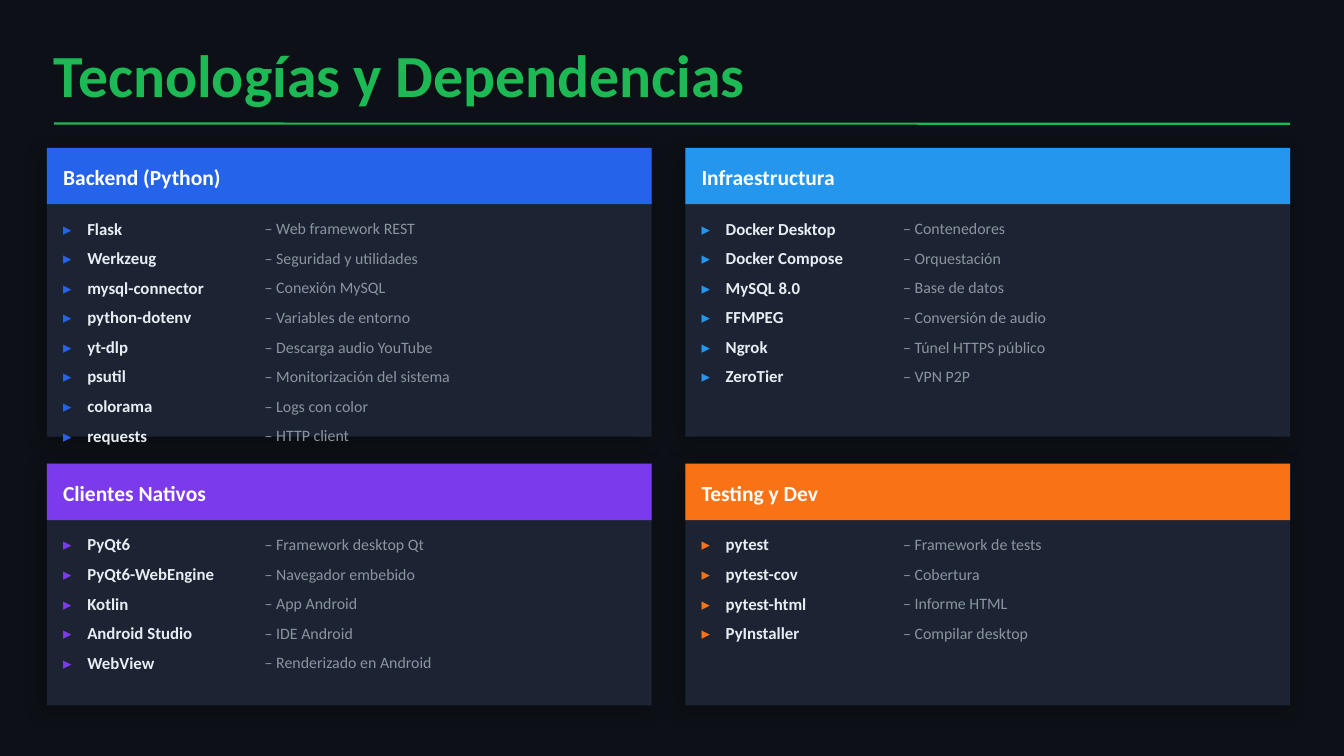
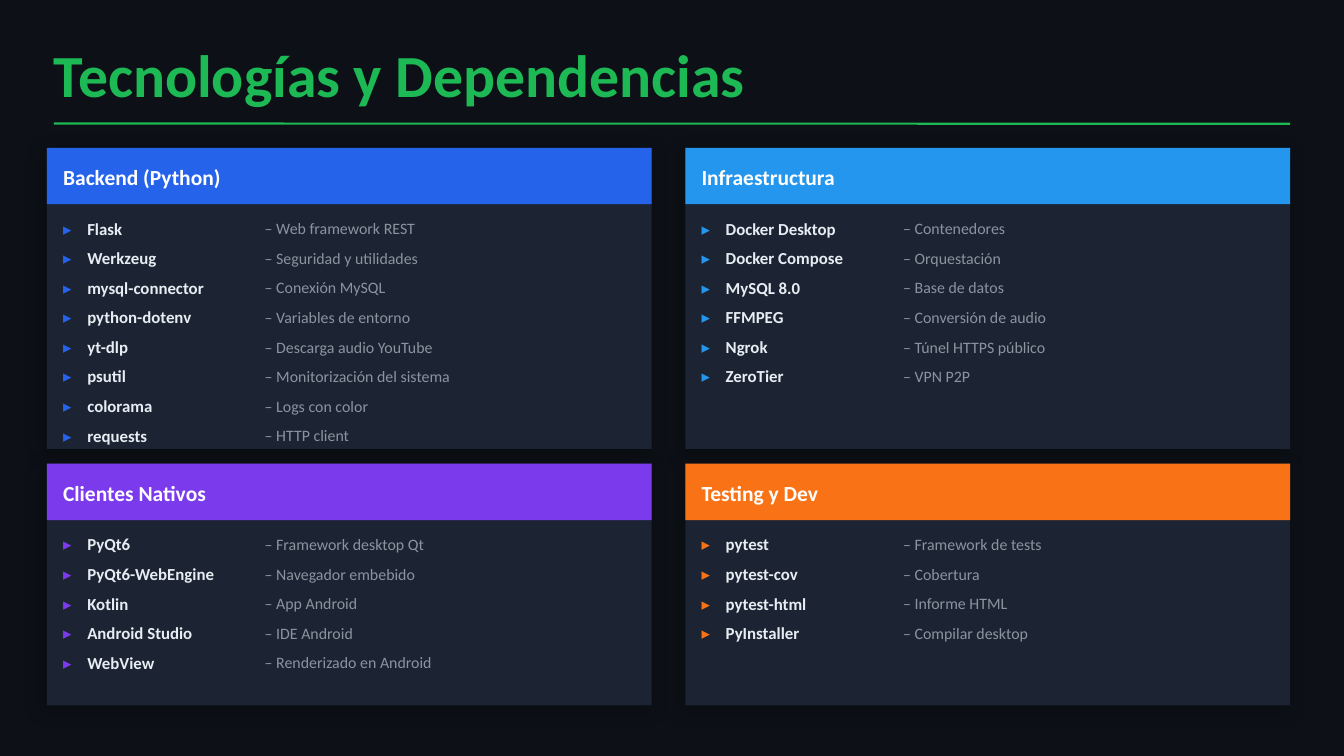
Before and after one commit to ByKoan/MusicCloudServer_TFG, a slide deck: slide 16 of Presentacion.pptx. Drawn at 1344x756 pixels with LibreOffice and Linux fonts; fonts in the diff are those of the drawing. Boxes give left, top, right and bottom in pixels: in the first picture for what was removed or moved away, otherwise in the second. Text is boxed around its words. In the diff, an @@ line names an element or a change of style, - is before the commit and + after.

```diff
--- a/Presentacion.pptx
+++ b/Presentacion.pptx
@@ rectangle: place and size @@
-rectangle at <box>47,148,652,437</box>
+rectangle at <box>47,148,652,449</box>
@@ rectangle: place and size @@
-rectangle at <box>685,148,1290,437</box>
+rectangle at <box>685,148,1290,449</box>
```
Also in this commit, not shown: 6 other slides changed.
